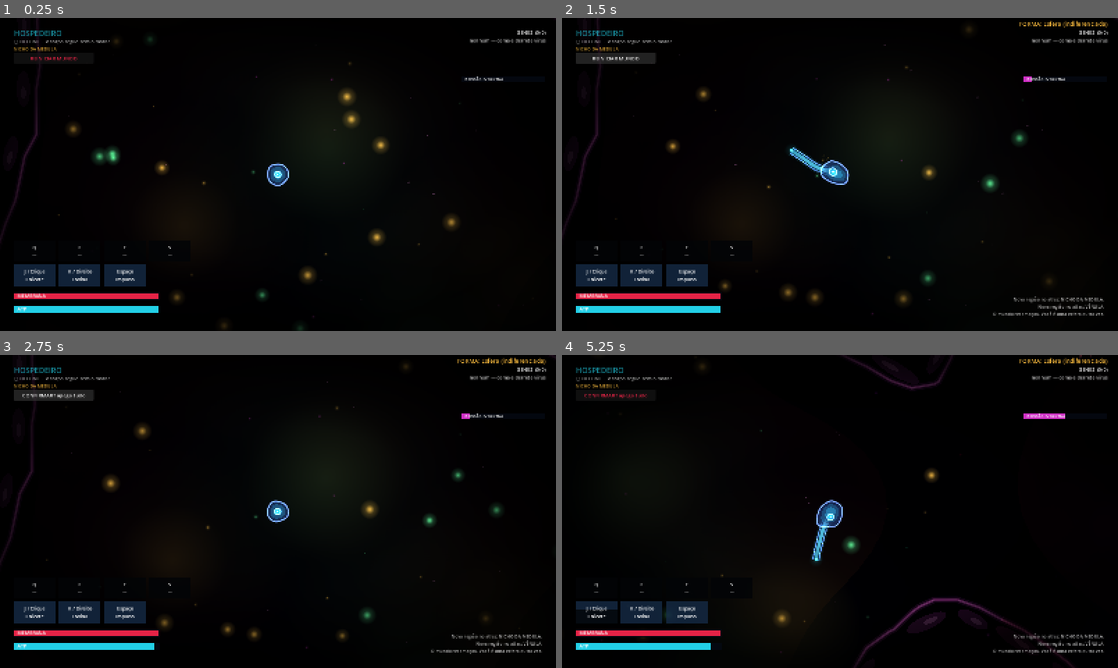
Above: before the commit, frames 1-4 (two rows, left to right).
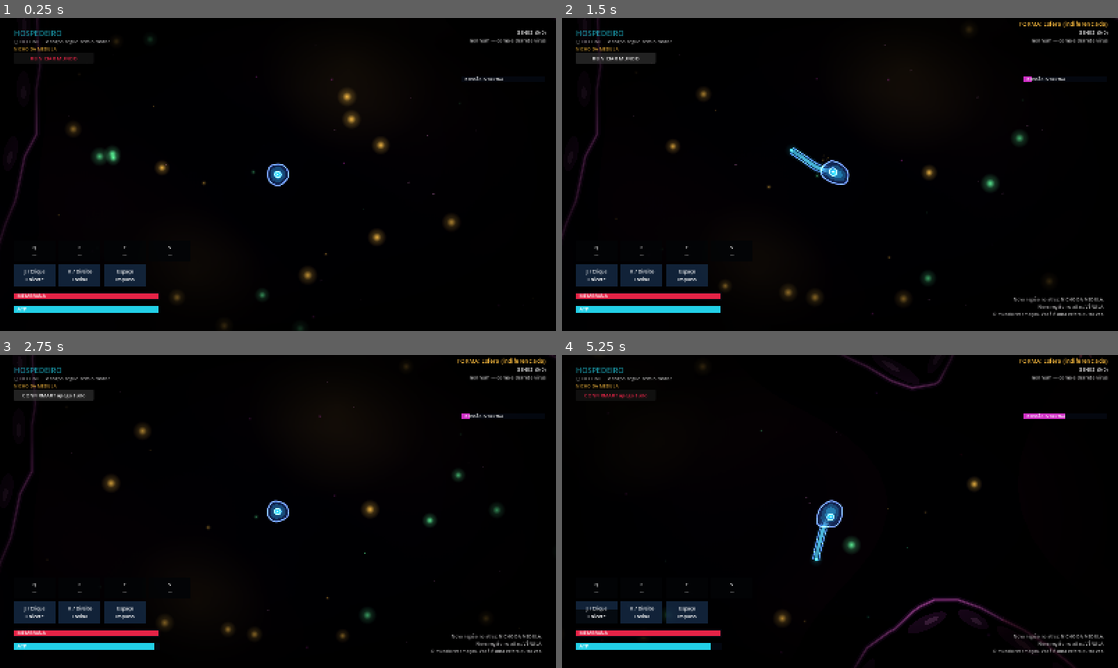
Above: after the commit, the same moments.

Repository: jodaltro/mmorpg
Game: Godot game, scene res://scenes/main.tscn
Two runs of this game, one before a commit and one after it. Both use one fixed random seed, a clock stepped at 60 frames per second and the inputs below.
Inputs (mouse positions are in pixels of both pictures, inside the frame that each line leads up to):
- Up to frame 1 (0.25 s): no input
- Up to frame 2 (1.5 s): click "REINICIAR MUNDO" at 0.5 s; click "CONFIRMAR? apaga tudo" at 1.25 s
- Up to frame 3 (2.75 s): click "REINICIAR MUNDO" at 2 s
- Up to frame 4 (5.25 s): move the mouse to (962, 495) at 2.77 s; hold D (bio_right) 2.78-3.5 s; tap Q (bio_ab_1) at 2.85 s; click (962, 495) at 2.92 s; drag from (728, 527) to (867, 367) at 3.52 s; move the mouse to (895, 442) at 4.27 s; hold D (bio_right) 4.28-5 s; tap C (bio_ab_3) at 4.35 s; drag from (812, 574) to (956, 473) at 5.02 s

The runs differ from the first frame. In frame 1, 0.2% of the frame differs, in the area x 48-76%, y 14-73%; in frame 2, 0.3%, in the area x 41-76%, y 15-72%; in frame 3, 0.1%; in frame 4, 0.2%.

Commit message:
Performance: cached flow field, static membrane and alveoli, half-rate particles (58.6 fps mean crossing the body)
Co-Authored-By: Claude Sonnet 5.5 <noreply@anthropic.com>

Diff:
--- a/clients/hospedeiro/scripts/domain/bio_anatomy.gd
+++ b/clients/hospedeiro/scripts/domain/bio_anatomy.gd
@@ -13,6 +13,7 @@
 const CELL := 1.0  # size of a field cell (units)
 const BLEND := 5.0  # how smoothly chambers melt into their vessels (units)
 const MARGIN := 10.0  # empty space kept around the body in the grid (units)
+const FLOW_CELL := 1.5  # size of a flow cell (units)
 const FAR := 14.0  # beyond this distance from a part, it no longer matters to the field
 
 static var _built: Dictionary = {}
@@ -97,6 +98,7 @@
 	var body := {"seed": seed_value, "regions": regions, "links": links, "noise": noise}
 	_make_field(body)
 	_make_walls(body)
+	_make_flow(body)
 	_built[seed_value] = body
 	return body
 
@@ -157,6 +159,13 @@
 			dir = (path[i + 1] - path[i]).normalized()
 			width = (widths[i] + widths[i + 1]) * 0.5
 	return {"distance": best, "dir": dir, "half_width": width}
+
+
+static func _field_inside_grid(body: Dictionary, p: Vector2) -> float:
+	var q := (p - (body["origin"] as Vector2)) / CELL
+	var i := clampi(int(q.x), 0, int(body["nx"]) - 1)
+	var j := clampi(int(q.y), 0, int(body["ny"]) - 1)
+	return (body["grid"] as PackedFloat32Array)[j * int(body["nx"]) + i]
 
 
 static func _smin(a: float, b: float, k: float) -> float:
@@ -218,6 +227,24 @@
 	body["ny"] = ny
 	body["grid"] = grid
 	body["area"] = inside_cells * CELL * CELL
+
+
+## The flow sampled on a coarse grid for three moments of the beat, so asking for it costs a few lookups.
+static func _make_flow(body: Dictionary) -> void:
+	var lo: Vector2 = body["origin"]
+	var nx := int(ceil(float(body["nx"]) * CELL / FLOW_CELL)) + 1
+	var ny := int(ceil(float(body["ny"]) * CELL / FLOW_CELL)) + 1
+	var grids: Array = []
+	for b in [0.0, 0.5, 1.0]:
+		var g := PackedVector2Array()
+		g.resize(nx * ny)
+		for j in ny:
+			for i in nx:
+				g[j * nx + i] = _flow_exact(body, lo + Vector2(i, j) * FLOW_CELL, b - 0.35)
+		grids.append(g)
+	body["flow"] = grids
+	body["flow_nx"] = nx
+	body["flow_ny"] = ny
 
 
 ## The contour of the field (marching squares), chained into closed loops and cut into runs by the place each part of the wall
@@ -367,7 +394,34 @@
 ## surges with the heart beat according to how much each part feels it.
 static func flow_at(seed_value: int, p: Vector2, t: float) -> Vector2:
 	var body := build(seed_value)
-	var surge := beat(t) - 0.35
+	var q := (p - (body["origin"] as Vector2)) / FLOW_CELL
+	var nx: int = body["flow_nx"]
+	var ny: int = body["flow_ny"]
+	if q.x < 0.0 or q.y < 0.0 or q.x >= nx - 1 or q.y >= ny - 1:
+		return Vector2.ZERO
+	var i := int(q.x)
+	var j := int(q.y)
+	var fx := q.x - i
+	var fy := q.y - j
+	var b := beat(t)
+	# the flow is quadratic in the beat: three stored samples (beat 0, 1/2, 1) rebuild it exactly
+	var w0 := (1.0 - b) * (1.0 - 2.0 * b)
+	var w1 := 4.0 * b * (1.0 - b)
+	var w2 := b * (2.0 * b - 1.0)
+	var grids: Array = body["flow"]
+	var out := Vector2.ZERO
+	for k in 3:
+		var g: PackedVector2Array = grids[k]
+		var top := g[j * nx + i].lerp(g[j * nx + i + 1], fx)
+		var bottom := g[(j + 1) * nx + i].lerp(g[(j + 1) * nx + i + 1], fx)
+		out += top.lerp(bottom, fy) * [w0, w1, w2][k]
+	return out
+
+
+## The exact flow at a point for a given surge of the heart (beat - 0.35); the grid above is sampled from this.
+static func _flow_exact(body: Dictionary, p: Vector2, surge: float) -> Vector2:
+	if _field_inside_grid(body, p) >= 0.0:
+		return Vector2.ZERO
 	for region in body["regions"]:
 		if not _inside(region, p):
 			continue
--- a/clients/hospedeiro/scripts/runtime/bio_ambient_motes.gd
+++ b/clients/hospedeiro/scripts/runtime/bio_ambient_motes.gd
@@ -5,6 +5,7 @@
 var _motes: Array[Sprite2D] = []
 var _anchors: Array[Vector2] = []
 var _phases: Array[float] = []
+var _skip := 0
 
 
 func count() -> int:
@@ -34,6 +35,9 @@
 
 
 func _process(_delta: float) -> void:
+	_skip = (_skip + 1) % 3  # the drift is slow: three frames out of four it needs no update
+	if _skip != 0:
+		return
 	var t := Time.get_ticks_msec() * 0.001
 	var drift := 0.8 * BioArt.UNIT
 	for i in _motes.size():
--- a/clients/hospedeiro/scripts/runtime/bio_anatomy_view.gd
+++ b/clients/hospedeiro/scripts/runtime/bio_anatomy_view.gd
@@ -44,7 +44,7 @@
 		var motes := BioAmbientMotes.new()
 		motes.position = (region["center"] as Vector2) * BioArt.UNIT
 		var area := BioAnatomy.polygon_area(region["outline"])
-		motes.build(clampi(int(area / 800.0 * 70.0), 50, 150), clampi(int(area / 800.0 * 9.0), 8, 20), float(region["radius"]), body_seed + String(id).length(), region["palette"])
+		motes.build(clampi(int(area / 800.0 * 40.0), 40, 70), clampi(int(area / 800.0 * 5.0), 6, 10), float(region["radius"]), body_seed + String(id).length(), region["palette"])
 		add_child(motes)
 		_motes[id] = motes
 	set_live(BioAnatomy.within(&"medula", LIVE_HOPS))
--- a/clients/hospedeiro/scripts/runtime/bio_region_layer.gd
+++ b/clients/hospedeiro/scripts/runtime/bio_region_layer.gd
@@ -12,7 +12,10 @@
 var _streaks: Array[Dictionary] = []
 var _alveoli: Array[Dictionary] = []
 var _t := 0.0
+var _owed := 0.0
 var _still: Node2D
+var _lung: Node2D  # the air sacs, drawn once and breathing by scale
+var _glow: Node2D  # the wall swelling on the beat: drawn once, its brightness follows the heart
 var _rng := RandomNumberGenerator.new()
 
 
@@ -26,6 +29,17 @@
 	_still = Node2D.new()  # what never changes is drawn once
 	_still.draw.connect(_draw_still)
 	add_child(_still)
+	_glow = Node2D.new()
+	_glow.draw.connect(_draw_glow)
+	add_child(_glow)
+	_still.use_parent_material = true
+	if region["id"] == BioBodyMap.PULMAO:
+		_lung = Node2D.new()
+		_lung.position = (region["center"] as Vector2) * BioArt.UNIT
+		_lung.draw.connect(_draw_lung)
+		_lung.use_parent_material = true
+		add_child(_lung)
+	_glow.use_parent_material = true
 	var area := BioAnatomy.polygon_area(region["outline"])
 	for i in clampi(int(area / 30.0), 18, 70):
 		_streaks.append({"p": _random_inside(), "age": _rng.randf() * 3.0, "life": _rng.randf_range(2.0, 5.0)})
@@ -44,6 +58,11 @@
 
 func _process(delta: float) -> void:
 	_t += delta
+	_owed += delta
+	if Engine.get_process_frames() % 2 == 0:  # streaks and the heart's fibres move at half the frame rate: it reads the same, costs half
+		return
+	delta = _owed
+	_owed = 0.0
 	var clock := Time.get_ticks_msec() * 0.001
 	for s in _streaks:
 		var p: Vector2 = s["p"]
@@ -93,8 +112,7 @@
 			_still.draw_circle(Vector2.ZERO, 0.55 * u, BioArt.with_alpha(tint, 0.16))
 			_still.draw_circle(Vector2(0.12 * u, 0.0), 0.2 * u, BioArt.with_alpha(tint.lerp(Color.WHITE, 0.4), 0.22))
 	_still.draw_set_transform(Vector2.ZERO, 0.0, Vector2.ONE)
-	if float(region["pulse"]) <= 0.0:
-		_draw_membrane(_still, 5.0)
+	_draw_membrane(_still, 5.0)
 
 
 func _draw_membrane(canvas: CanvasItem, width: float) -> void:
@@ -109,6 +127,16 @@
 		canvas.draw_polyline(pts, BioArt.with_alpha(tint.lerp(Color.WHITE, 0.5), tint.a * 0.7), 1.6, true)
 
 
+func _draw_glow() -> void:
+	var tint: Color = region["wall"]
+	for run in walls:
+		var pts := PackedVector2Array()
+		for p in run["points"]:
+			pts.append(p * BioArt.UNIT)
+		_glow.draw_polyline(pts, BioArt.with_alpha(tint, tint.a * 0.5), 18.0, true)
+		_glow.draw_polyline(pts, BioArt.with_alpha(tint.lerp(Color.WHITE, 0.4), tint.a), 7.0, true)
+
+
 func _draw() -> void:
 	var center: Vector2 = (region["center"] as Vector2) * BioArt.UNIT
 	var u := BioArt.UNIT
@@ -116,8 +144,9 @@
 	var beat := BioAnatomy.beat(clock)
 	var tint: Color = region["wall"]
 	# the membrane, thicker on the beat for the parts that feel the heart
-	if float(region["pulse"]) > 0.0:  # the places that feel the heart redraw their wall; the others drew it once
-		_draw_membrane(self, 5.0 + 6.0 * beat * float(region["pulse"]))
+	_glow.modulate.a = beat * float(region["pulse"])
+	if _lung != null:
+		_lung.scale = Vector2.ONE * (1.0 + 0.04 * sin(clock * 1.2))
 	# blood carried by the flow: short streaks along its direction
 	for s in _streaks:
 		var p: Vector2 = s["p"]
@@ -127,8 +156,6 @@
 		draw_line(tail, p * u, BioArt.with_alpha(tint.lerp(Color.WHITE, 0.35), 0.35 * fade), 2.0, true)
 	if region["id"] == BioBodyMap.CORACAO:
 		_draw_heart(center, beat)
-	elif region["id"] == BioBodyMap.PULMAO:
-		_draw_lung(clock)
 
 
 ## Muscle fibres in the wall of the heart that tighten on each beat.
@@ -141,12 +168,12 @@
 		draw_arc(center, rr, 0.4 + k, 2.2 + k, 24, col, 2.0, true)
 
 
-## Alveoli: clusters of little bubbles on the lung wall that swell and shrink with the breath.
-func _draw_lung(clock: float) -> void:
+## Alveoli: clusters of little bubbles on the lung wall (they swell and shrink with the breath by scaling this node).
+func _draw_lung() -> void:
 	var u := BioArt.UNIT
-	var breath := 1.0 + 0.14 * sin(clock * 1.2)
+	var origin := (region["center"] as Vector2)
 	for al in _alveoli:
-		var p: Vector2 = al["p"]
-		var r: float = float(al["r"]) * u * breath * (1.0 + 0.06 * sin(clock * 2.0 + float(al["phase"])))
-		draw_arc(p * u, r, 0.0, TAU, 14, BioArt.with_alpha(Color(0.85, 0.92, 1.0), 0.5), 2.0, true)
-		draw_circle(p * u, r * 0.45, BioArt.with_alpha(Color(1.0, 0.8, 0.9), 0.12))
+		var p: Vector2 = (al["p"] as Vector2) - origin
+		var r: float = float(al["r"]) * u
+		_lung.draw_arc(p * u, r, 0.0, TAU, 14, BioArt.with_alpha(Color(0.85, 0.92, 1.0), 0.5), 2.0, true)
+		_lung.draw_circle(p * u, r * 0.45, BioArt.with_alpha(Color(1.0, 0.8, 0.9), 0.12))
--- a/clients/hospedeiro/tests/capture_crossing.gd
+++ b/clients/hospedeiro/tests/capture_crossing.gd
@@ -29,6 +29,7 @@
 	var worst := 0.0
 	var samples := 0
 	var total := 0.0
+	var by_region := {}
 	var started := Time.get_ticks_msec()
 	var shoot := OS.get_cmdline_user_args().size() > 1  # a second argument: save the walk frames (slows the run down)
 	while step < path.size() and Time.get_ticks_msec() - started < 180000:
@@ -40,16 +41,22 @@
 		ctrl.set_aim(to)
 		await process_frame
 		var fps := Engine.get_frames_per_second()
-		if frame > 30:
+		if frame > 90:
+			by_region[world.region] = (by_region.get(world.region, []) as Array) + [fps]
 			total += fps
 			samples += 1
 			worst = fps if samples == 1 else minf(worst, fps)
 		world.decline_mutation()
+		if frame % 120 == 0 and frame > 90:
+			print("PERF %s process=%.1fms physics=%.1fms draws=%d objs=%d nodes=%d" % [world.region, Performance.get_monitor(Performance.TIME_PROCESS) * 1000.0, Performance.get_monitor(Performance.TIME_PHYSICS_PROCESS) * 1000.0, Performance.get_monitor(Performance.RENDER_TOTAL_DRAW_CALLS_IN_FRAME), Performance.get_monitor(Performance.RENDER_TOTAL_OBJECTS_IN_FRAME), Performance.get_monitor(Performance.OBJECT_NODE_COUNT)])
 		if shoot and frame % 6 == 0:
 			root.get_texture().get_image().save_png("%s/walk/f%03d.png" % [out_dir, shots])
 			shots += 1
 		frame += 1
 	ctrl.move(Vector2.ZERO)
+	for id in by_region:
+		var list: Array = by_region[id]
+		print("FPS %s mean=%.1f min=%.0f" % [id, list.reduce(func(a, b): return a + b, 0.0) / list.size(), list.min()])
 	print("CROSSING steps=%d/%d frames=%d shots=%d mean_fps=%.1f worst_fps=%.1f seconds=%.1f" % [step, path.size(), frame, shots, total / maxf(samples, 1), worst, (Time.get_ticks_msec() - started) * 0.001])
 	for id in [BioBodyMap.CORACAO, BioBodyMap.PULMAO, BioBodyMap.AORTA]:
 		world.player.global_position = BioBodyMap.center_px(id)
Not shown, changed: Docs/Validation/Hospedeiro.md
